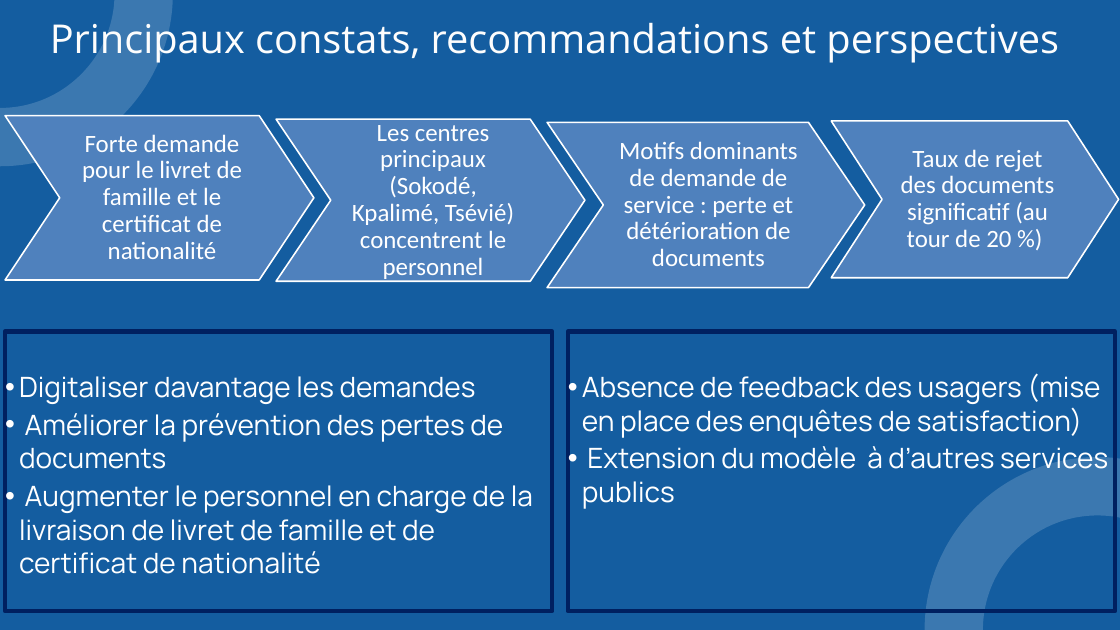
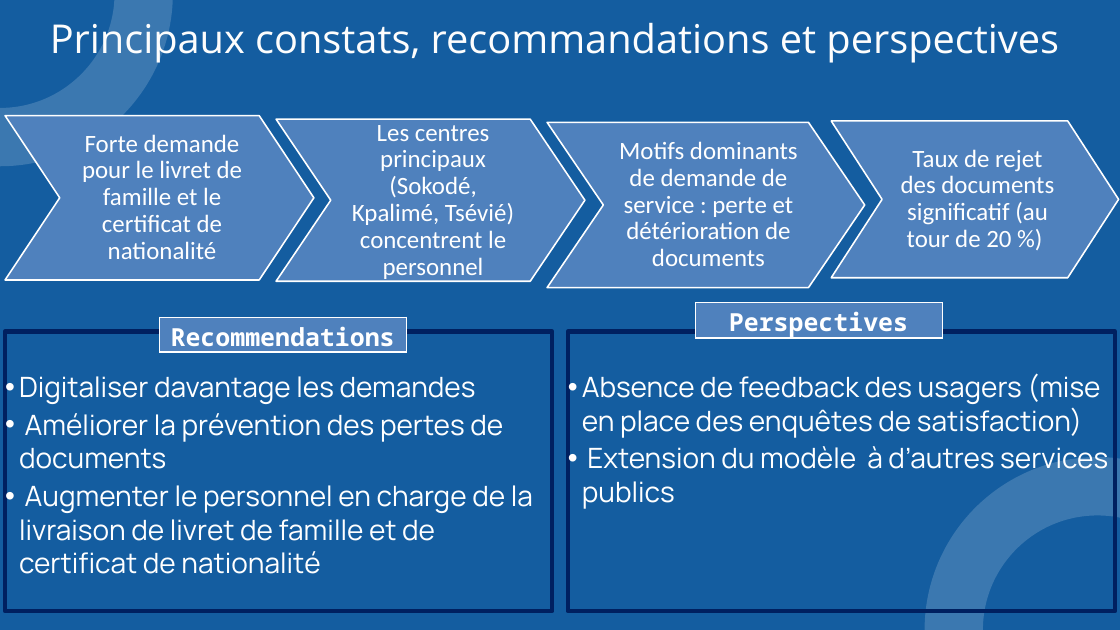
Before and after one commit to Katchoou/DATA-ANALYSTE-OPTIMISER-LE-RESEAU-DE-SERVICES-PUBLICS-, a slide deck: slide 5 of Presentation.pptx. Drawn at 1120x630 pixels with LibreOffice and Linux fonts; fonts in the diff are those of the drawing. Boxes give left, top, right and bottom in pixels: in the first picture for what was removed or moved away, otherwise in the second. Text is boxed around its words. In the diff, an @@ line names an element or a change of style, - is before the commit and + after.

```diff
--- a/Presentation.pptx
+++ b/Presentation.pptx
@@ table added at <box>160,317,406,357</box>, 1 rows, 1 columns @@
+Recommendations
@@ table added at <box>696,302,942,342</box>, 1 rows, 1 columns @@
+Perspectives
```
Also in this commit, not shown: 2 other slides changed.
